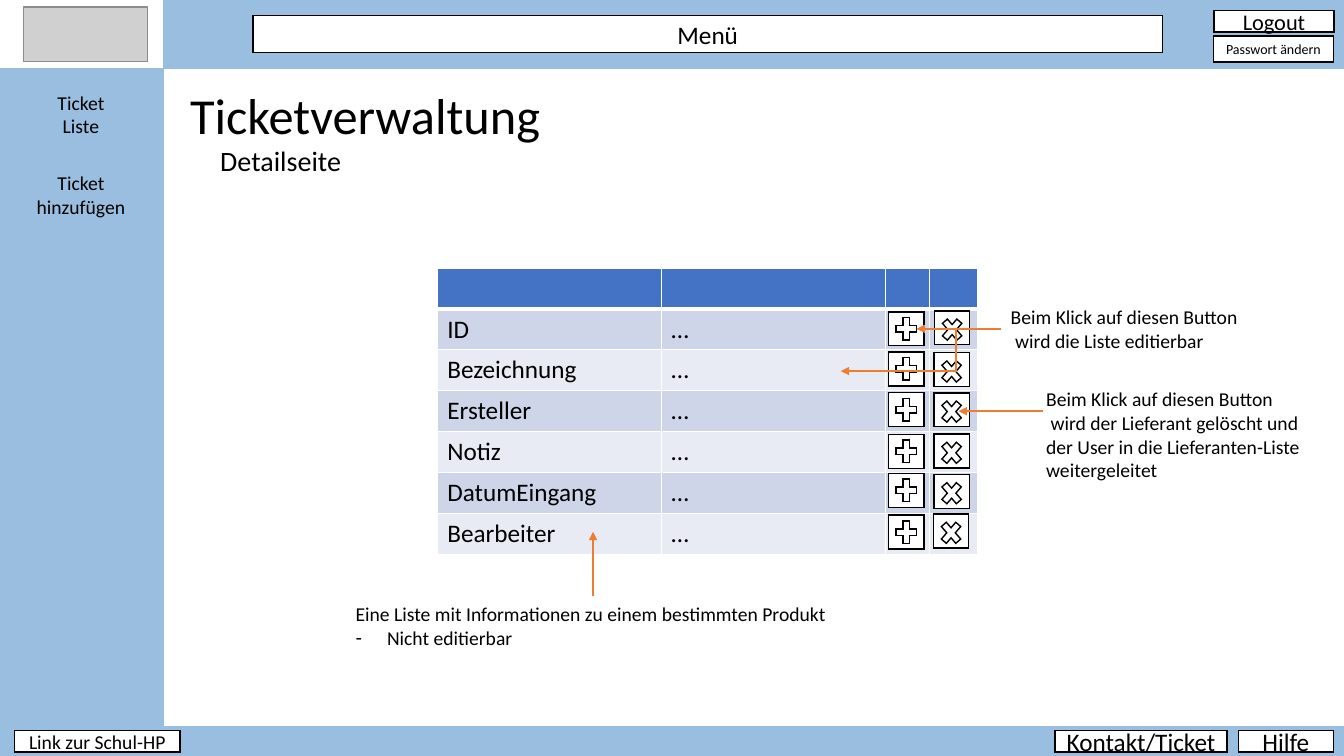
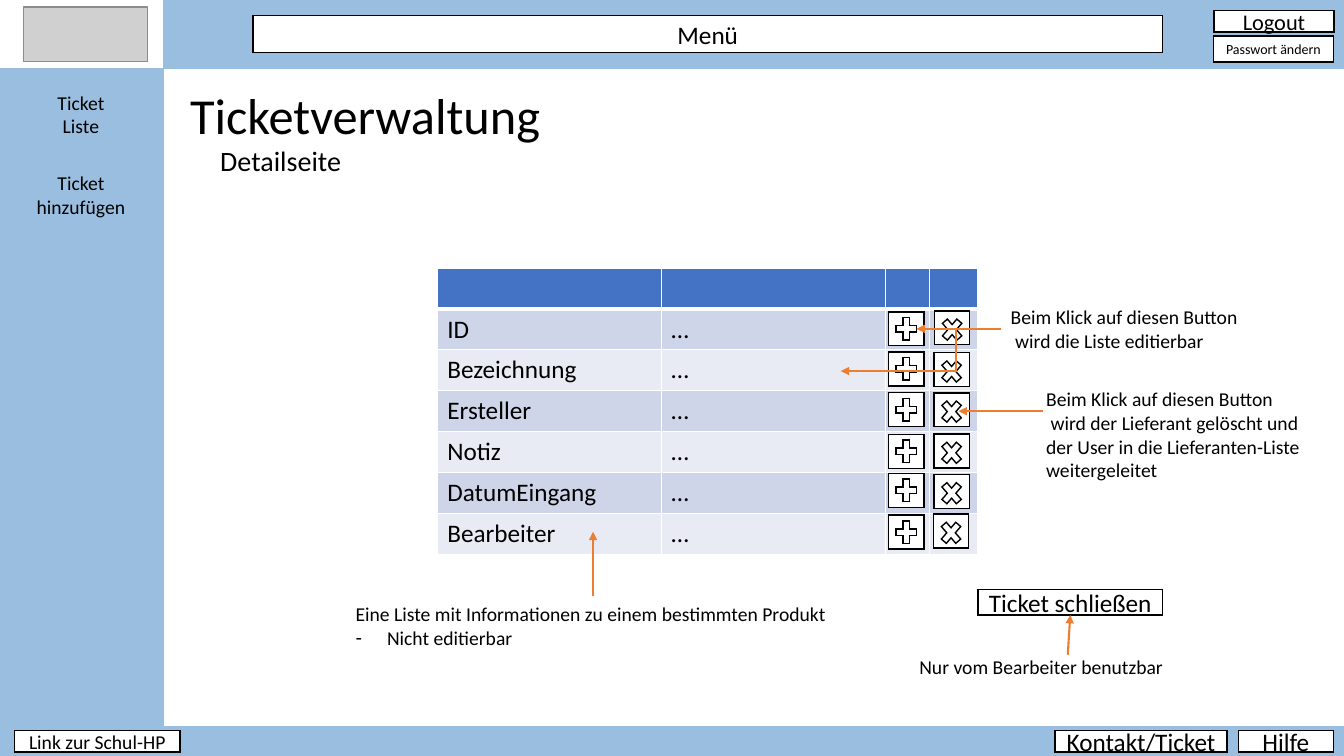
Before and after one commit to PapAnte/g2schoolproject, a slide deck: slide 22 of layout/Layout.pptx. Drawn at 1344x756 pixels with LibreOffice and Linux fonts; fonts in the diff are those of the drawing; grey boxes stand for pictures. Boxes give left, top, right and bottom in pixels: in the first picture for what was removed or moved away, otherwise in the second. Text is boxed around its words. In the diff, an @@ line names an element or a change of style, - is before the commit and + after.

```diff
--- a/layout/Layout.pptx
+++ b/layout/Layout.pptx
@@ rectangle added at box(978, 590, 1163, 616), fill #FFFFFF, outline #000000 1 pt, 18 pt, text #000000 @@
+Ticket schließen
@@ arrow added from (1068, 655) to (1071, 615), #ED7D31 1.5 pt @@
@@ text added at box(919, 660, 1162, 674), 14 pt, text #000000 @@
+Nur vom Bearbeiter benutzbar
```
